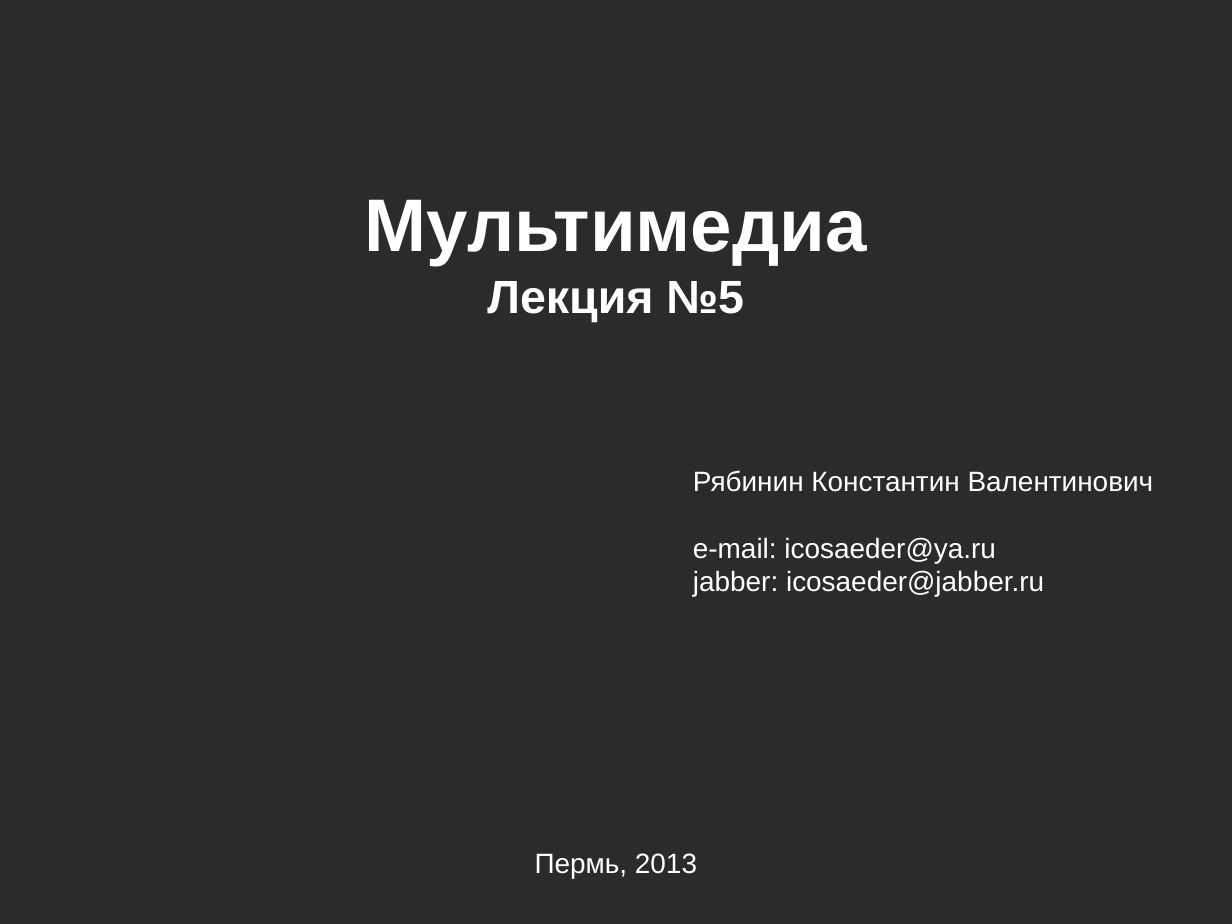
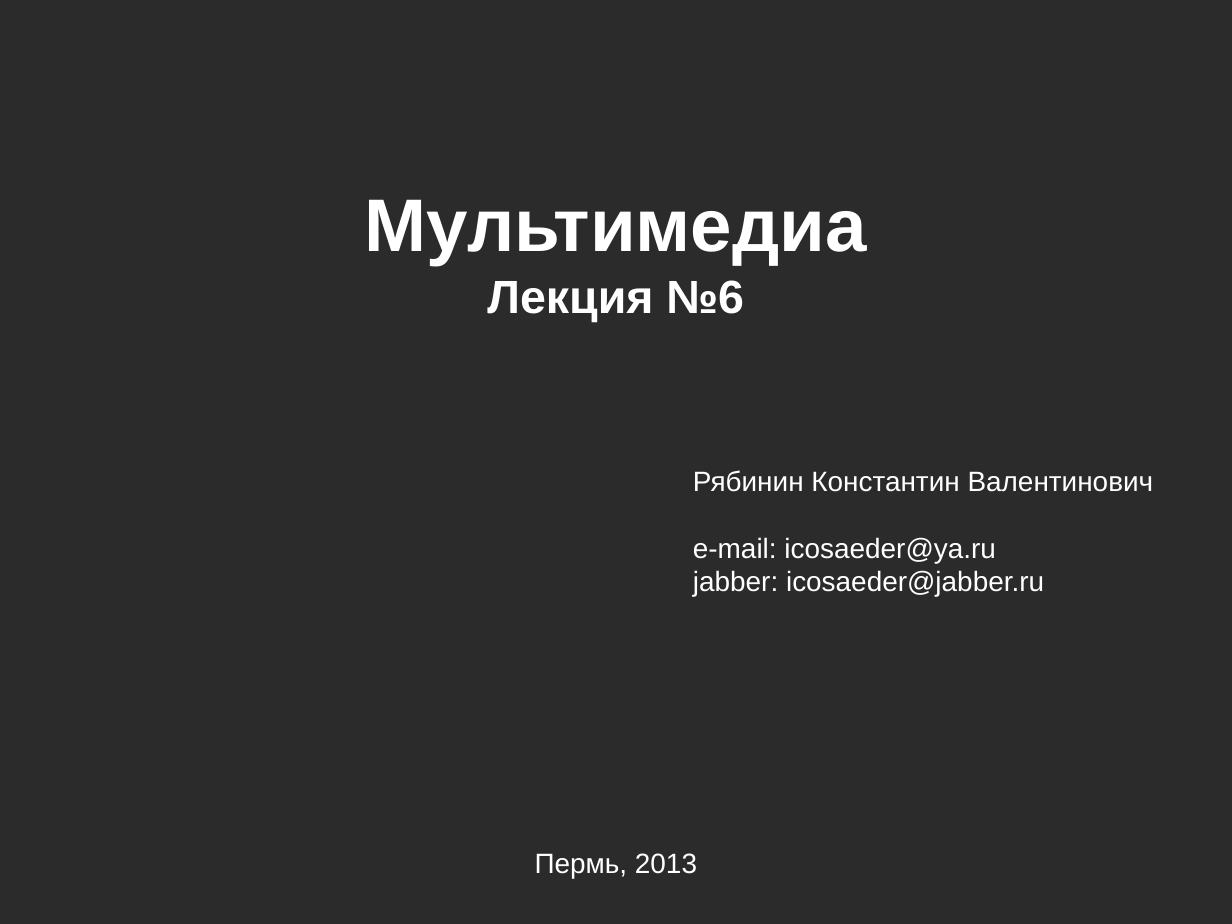
Before and after one commit to icosaeder/cg-lect, a slide deck: slide 1 of Лекции/Лекция 6/Лекция №6.odp. Drawn at 1232x924 pixels with LibreOffice and Linux fonts; fonts in the diff are those of the drawing; background and template pictures are left out; a plain dark background stands for a picture behind light text. Boxes give left, top, right and bottom in pixels: in the first picture for what was removed or moved away, otherwise in the second. Text is boxed around its words. In the diff, an @@ line names an element or a change of style, - is before the commit and + after.

```diff
--- a/Лекции/Лекция 6/Лекция №6.odp
+++ b/Лекции/Лекция 6/Лекция №6.odp
@@ text at (487, 280, 744, 322): text changed @@
-Лекция №5
+Лекция №6
```
Also in this commit, not shown: 1 other slide changed, 11 other files.
